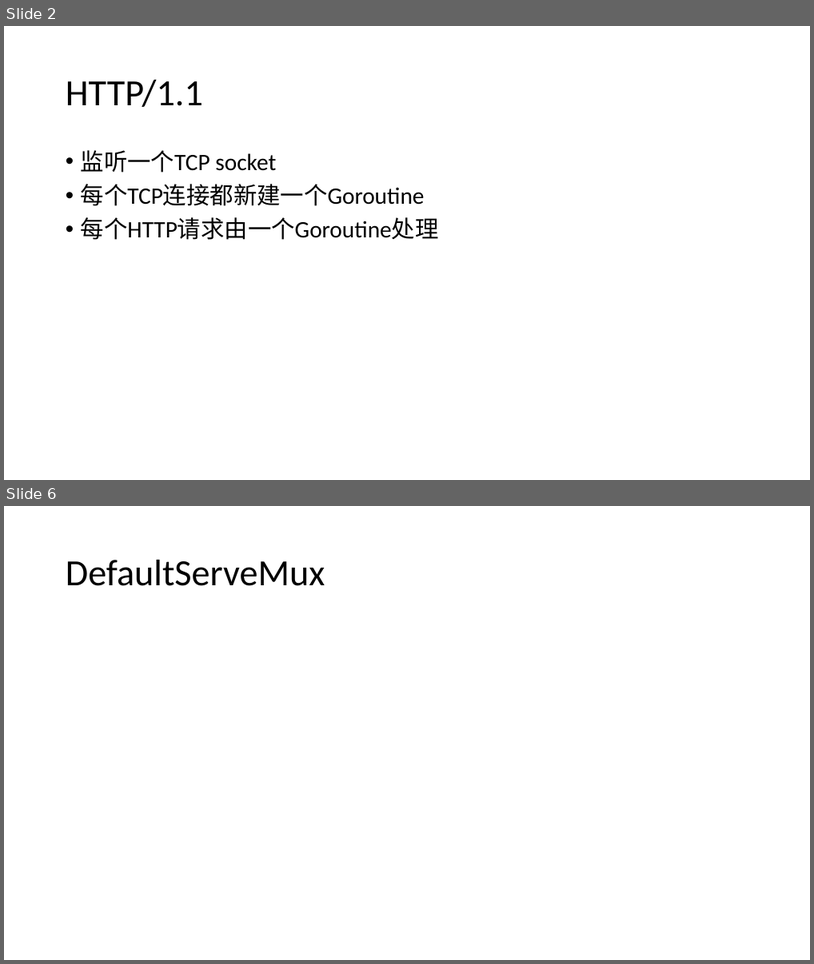
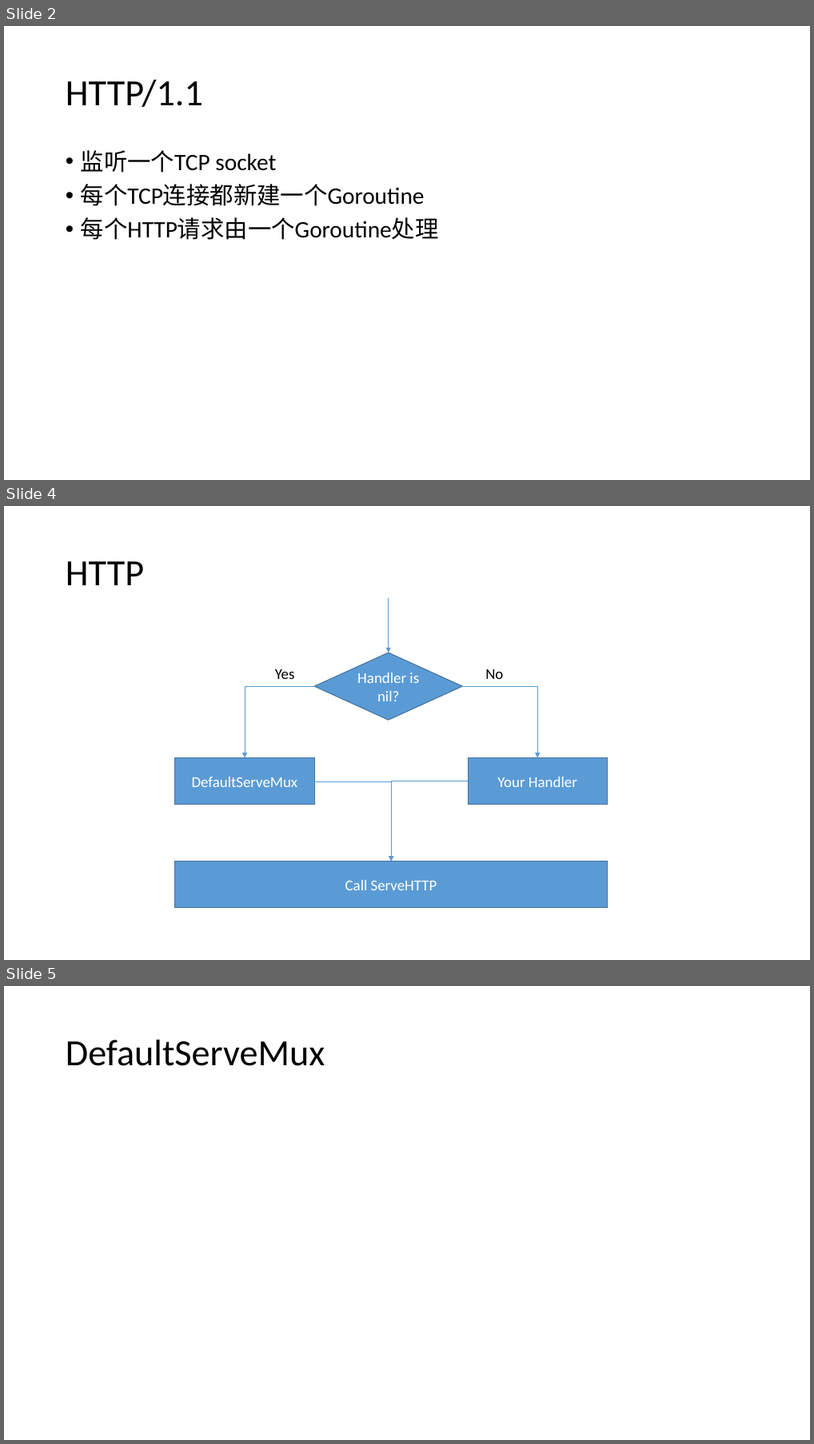
Before and after one commit to yangyuqian/technical-articles, a slide deck: go/series/2.1 标准库之http请求处理.pptx. Shown one above the other, each under a label of ours: slides 2 and 6 before the commit, slides 2, 4 and 5 after it; the slides between them are not shown. The pictures are 814x964 and 814x1444 pixels, drawn with LibreOffice and Linux fonts; fonts in the diff are those of the drawing. Boxes give left, top, right and bottom in pixels: in the first picture for what was removed or moved away, otherwise in the second. Text is boxed around its words. In the diff, an @@ line names an element or a change of style, - is before the commit and + after.

```diff
--- a/go/series/2.1 标准库之http请求处理.pptx
+++ b/go/series/2.1 标准库之http请求处理.pptx
@@ slide 4 added at box(4, 506, 810, 960), background #FFFFFF @@
@@ title added at box(66, 561, 144, 585), 44 pt, text #000000 @@
+HTTP
@@ arrow added from (389, 598) to (389, 652), #5B9BD5 0.5 pt @@
@@ text added at box(275, 669, 295, 679), 18 pt, text #000000 @@
+Yes
@@ diamond added at box(314, 652, 462, 720), fill #5B9BD5, outline #43739E 1 pt, 18 pt, text #FFFFFF @@
+Handler is nil?
@@ text added at box(486, 669, 503, 679), 18 pt, text #000000 @@
+No
@@ elbow arrow added from (314, 686) to (245, 758), #5B9BD5 0.5 pt @@
@@ elbow arrow added from (462, 686) to (538, 758), #5B9BD5 0.5 pt @@
@@ rectangle added at box(175, 758, 315, 804), fill #5B9BD5, outline #43739E 1 pt, 18 pt, text #FFFFFF @@
+DefaultServeMux
@@ rectangle added at box(468, 758, 608, 804), fill #5B9BD5, outline #43739E 1 pt, 18 pt, text #FFFFFF @@
+Your Handler
@@ elbow arrow added from (314, 781) to (391, 861), #5B9BD5 0.5 pt @@
@@ elbow arrow added from (468, 781) to (391, 861), #5B9BD5 0.5 pt @@
@@ rectangle added at box(175, 861, 608, 908), fill #5B9BD5, outline #43739E 1 pt, 18 pt, text #FFFFFF @@
+Call ServeHTTP
@@ what was slide 6 is now slide 5 @@
```
Also in this commit, not shown: 1 slide changed, 1 other slide added.
